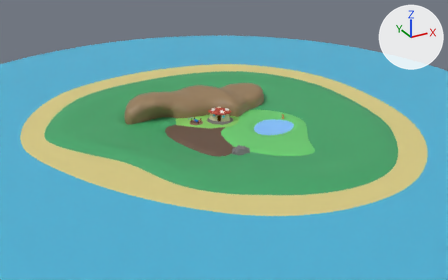
The Blender file Blender/WorldScene.blend, before and after one commit.
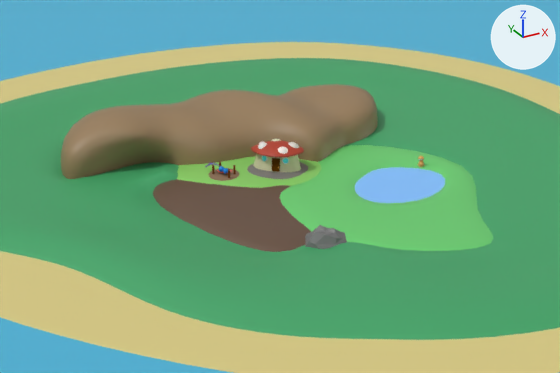
Old and new are each drawn whole from a camera (50 mm lens) standing at (-116.2, -204.4, 94.2) and looking at (-6.4, -4.9, -5.6) and again close up on the part from 22% to 77% of the width and 16% to 75% of the height. Arrows for +X, +Y and +Z are at upper right; the lights stay in place.

Objects in the first close-up: 'Cube.013', 'cliffs', 'dirt', 'foundation', 'grasslands', 'ground', 'lake', 'lake field', 'moat', 'roof', 'sandbar', 'walls'.
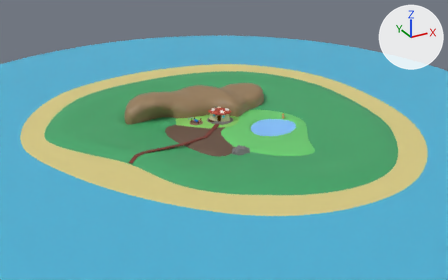
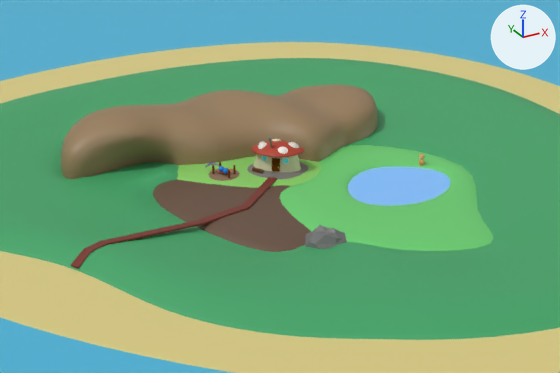
What differs and where, as boxes (x1, y1, x2, y2) in the close-ups (560 x 373 px; the box of a moved part takes in the faces that stretch with it):
```json
{"object": "pathway", "change": "added", "after": [71, 177, 277, 268]}
{"object": "flower box", "change": "added", "after": [252, 167, 264, 174]}
{"part": 1, "of": "me_cube_012", "change": "moved or reshaped", "before": [321, 148, 452, 205], "after": [320, 148, 454, 206]}
```

The change, as JSON lines over the scene's bpy script:
```json
{"op": "add", "block": "mat_material_026", "code": ["mat_material_026 = principled_material('Material.026')", "mat_material_026.base_color = (0.128, 0.042, 0.00766)  # brown #643a15"]}
{"op": "add", "block": "mat_material_025", "code": ["mat_material_025 = principled_material('Material.025')", "mat_material_025.base_color = (0.191, 0.0291, 0.0175)  # dark red #793024"]}
{"block": "me_cube_012", "where": "me_cube_012.from_pydata(...)  # 31 vertices, 24 faces; spans x -21.6..25.5, y -28.8..28.4, z -0.5..0.5"}
{"block": "me_cube_012", "where": "# used by ob_lake_field; location = (6.4, -17.9, 0.2)"}
{"block": "me_cube_012", "change": "me_cube_012 part 1"}
{"op": "set", "path": "me_cube_012.vertices[2].co", "old": "(6.2, 12.3, -0.5)", "new": "(5.9, 13.3, -0.5)"}
{"op": "set", "path": "me_cube_012.vertices[7].co", "old": "(-2.6, 7.1, -0.5)", "new": "(-4.9, 7.1, -0.5)"}
{"op": "set", "path": "me_cube_012.vertices[10].co", "old": "(-5.0, -1.0, -0.5)", "new": "(-7.0, -2.6, -0.5)"}
{"op": "set", "path": "me_cube_012.vertices[14].co", "old": "(6.3, -4.8, -0.5)", "new": "(6.1, -7.2, -0.5)"}
{"op": "set", "path": "me_cube_012.vertices[18].co", "old": "(16.0, 4.6, -0.5)", "new": "(18.0, 4.2, -0.5)"}
{"op": "set", "path": "me_cube_012.vertices[28].co", "old": "(0.4, 10.6, 0.5)", "new": "(-0.2, 11.4, 0.5)"}
{"op": "set", "path": "me_cube_012.vertices[29].co", "old": "(1.8, 9.7, -0.5)", "new": "(0.1, 10.9, -0.5)"}
{"op": "add", "block": "me_cube_020", "code": ["me_cube_020 = bpy.data.meshes.new('Cube.020')", "me_cube_020.from_pydata(...)  # a box spanning x -0.5..0.5, y -0.5..0.5, z 0.0..1.0", "me_cube_020.materials.append(mat_material_026)  # brown #643a15"]}
{"op": "add", "block": "me_cube_019", "code": ["me_cube_019 = bpy.data.meshes.new('Cube.019')", "me_cube_019.from_pydata(...)  # 28 vertices, 26 faces; spans x -22.1..22.0, y -8.0..9.7, z -0.7..0.9", "me_cube_019.materials.append(mat_material_025)  # dark red #793024"]}
{"op": "add", "block": "ob_flower_box", "code": ["ob_flower_box = bpy.data.objects.new('flower box', me_cube_020)", "ob_flower_box.location = (-8.9, 1.2, 0.7)", "ob_flower_box.rotation_euler = (-0.0154, -0.0508, 0.441)  # degrees (-0.9, -2.9, 25)", "ob_flower_box.scale = (0.543, 2.15, 0.565)"]}
{"op": "add", "block": "ob_pathway", "code": ["ob_pathway = bpy.data.objects.new('pathway', me_cube_019)", "ob_pathway.location = (-29.3, -11.3, 0.7)"]}
```
